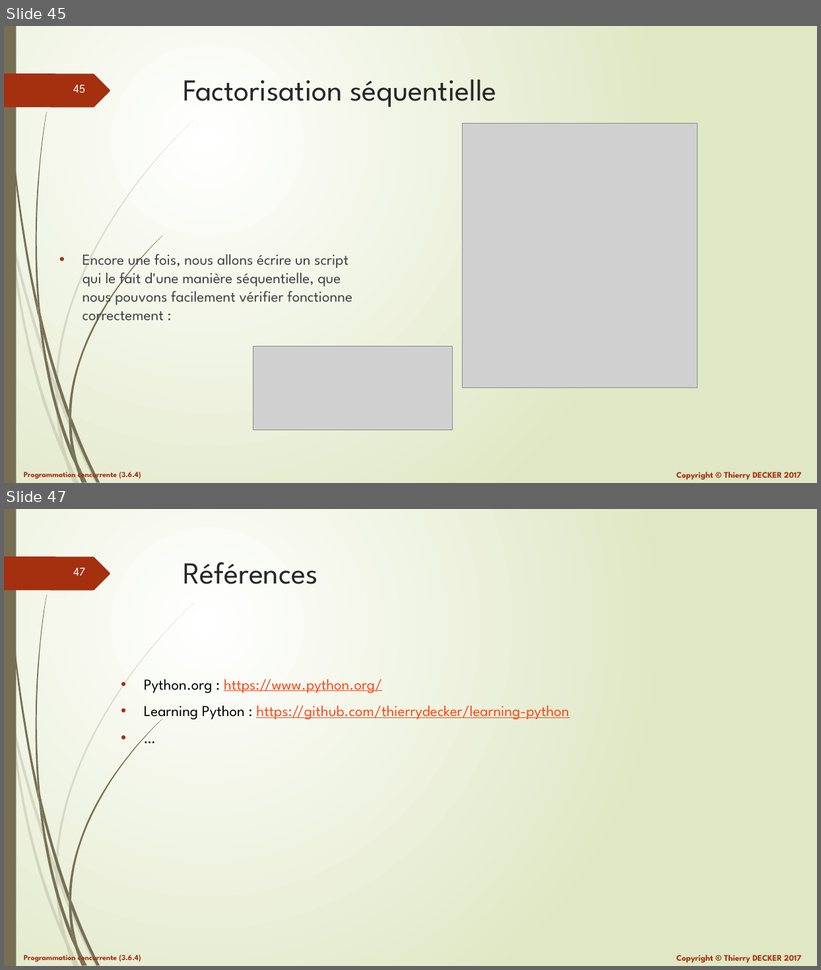
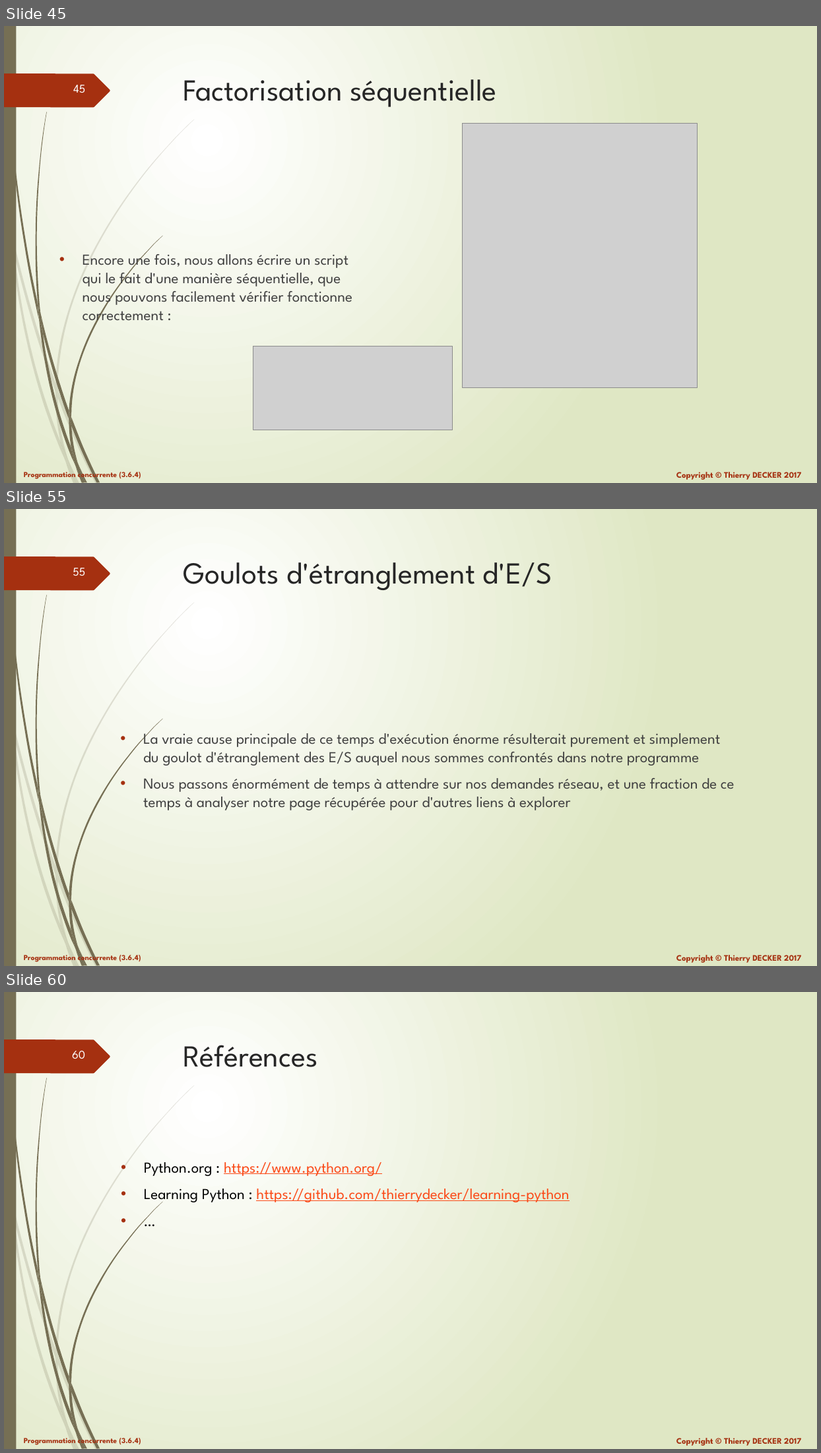
Before and after one commit to VikmanTheRacoon/learning-python, a slide deck: documentations/python-103.pptx. Shown one above the other, each under a label of ours: slides 45 and 47 before the commit, slides 45, 55 and 60 after it; the slides between them are not shown. The pictures are 821x970 and 821x1453 pixels, drawn with LibreOffice and Linux fonts; fonts in the diff are those of the drawing; grey boxes stand for pictures. Boxes give left, top, right and bottom in pixels: in the first picture for what was removed or moved away, otherwise in the second. Text is boxed around its words. In the diff, an @@ line names an element or a change of style, - is before the commit and + after.

```diff
--- a/documentations/python-103.pptx
+++ b/documentations/python-103.pptx
@@ slide 55 added at box(4, 509, 817, 966), background gradient #FFFFFF to #DFE8C4; not listed: 27 template elements that a slide beside it also shows @@
@@ title added at box(183, 562, 552, 590), 36 pt, text #262626 @@
+Goulots d'étranglement d'E/S
@@ text added at box(143, 729, 735, 811), 18 pt, text #404040 @@
+• La vraie cause principale de ce temps d'exécution énorme résulterait purement et simplement du goulot d'étranglement des E/S auquel nous sommes confrontés dans notre programme
+• Nous passons énormément de temps à attendre sur nos demandes réseau, et une fraction de ce temps à analyser notre page récupérée pour d'autres liens à explorer
@@ what was slide 47 is now slide 60 @@
@@ page number at box(72, 1051, 85, 1059): text changed @@
-47
+60
```
Also in this commit, not shown: 1 slide changed, 12 other slides added, 1 other file.
